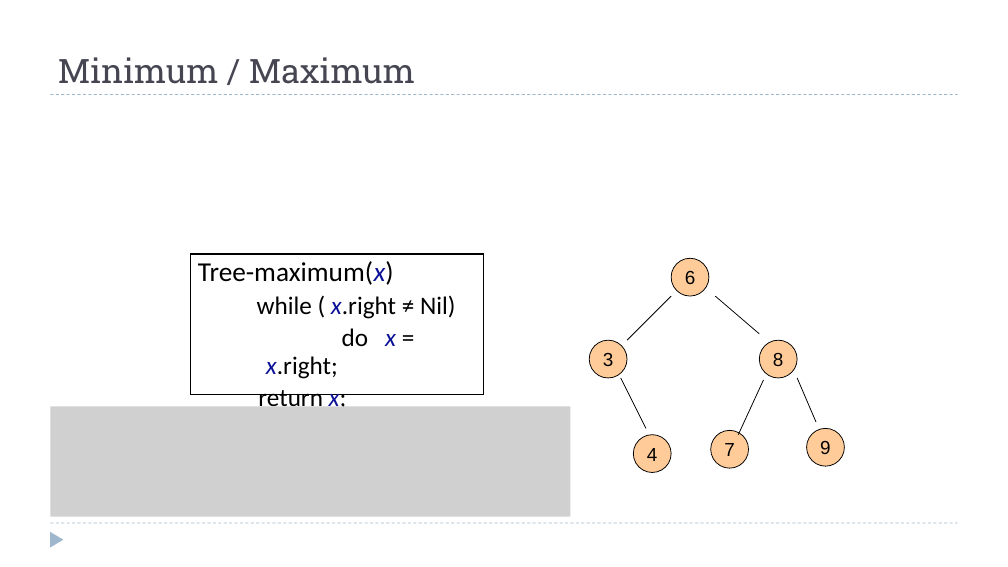
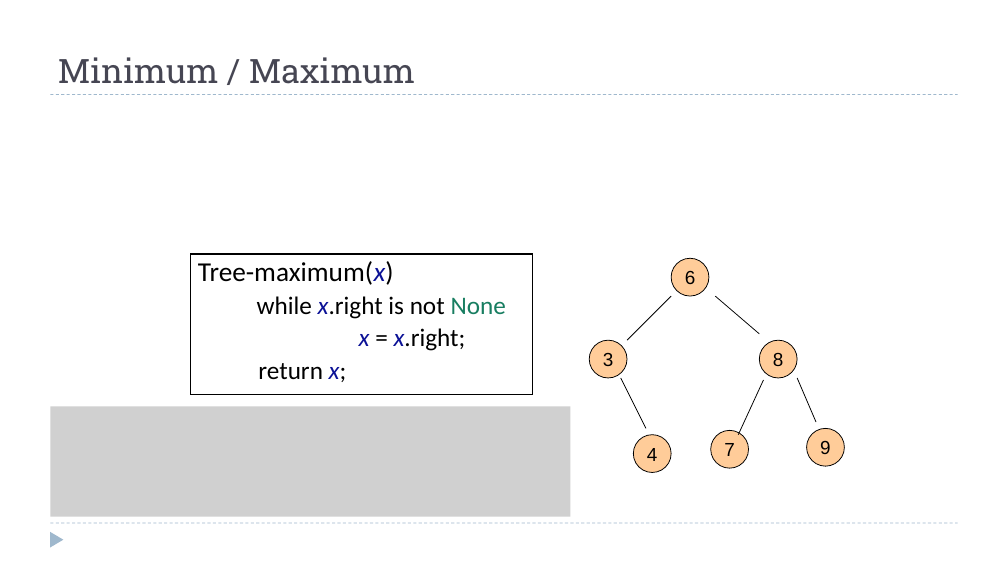
Before and after one commit to dsc-courses/dsc40b-2025-wi, a slide deck: slide 33 of materials/lectures/08-bst/slides.pptx (slide 21 before the commit). Drawn at 1008x567 pixels with LibreOffice and Linux fonts; fonts in the diff are those of the drawing; grey boxes stand for pictures. Boxes give left, top, right and bottom in pixels: in the first picture for what was removed or moved away, otherwise in the second. Text is boxed around its words. In the diff, an @@ line names an element or a change of style, - is before the commit and + after.

```diff
--- a/materials/lectures/08-bst/slides.pptx
+++ b/materials/lectures/08-bst/slides.pptx
@@ rectangle "Tree-maximum(x)": place and size @@
-rectangle "Tree-maximum(x)" at (191,254,484,395)
+rectangle "Tree-maximum(x)" at (191,254,533,395)
@@ text in rectangle at (257,296,506,351): text changed @@
-    while ( x.right ≠ Nil)
-    do x = x.right;
+    while x.right is not None
+    x = x.right;
```
Also in this commit, not shown: 11 other slides changed, 19 slides added, 20 other files.
